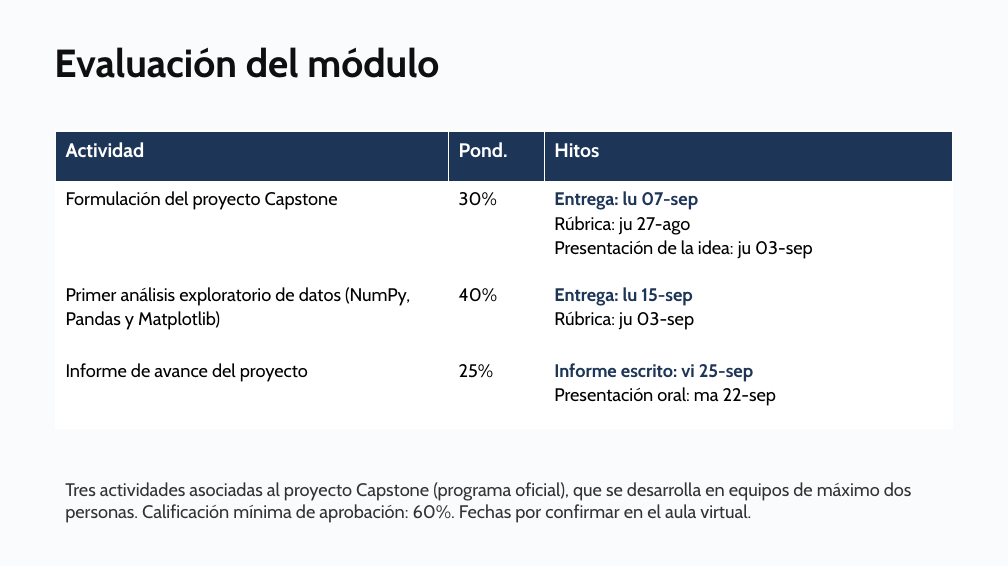
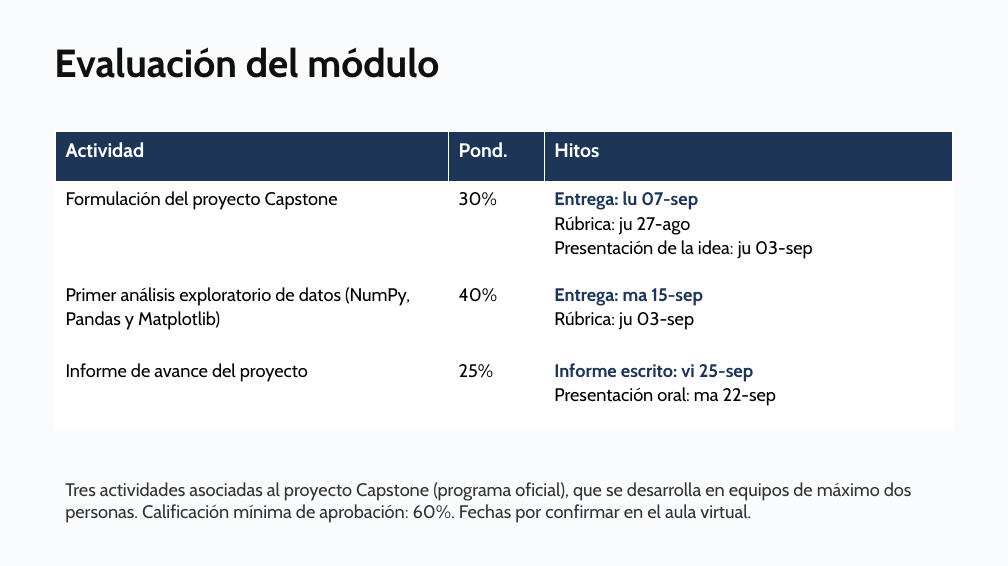
Before and after one commit to daniopitz/diplomado-cdd, a slide deck: slide 11 of presentaciones/clase01_fundamentos_ecosistema.pptx. Drawn at 1008x566 pixels with LibreOffice and Linux fonts; fonts in the diff are those of the drawing. Boxes give left, top, right and bottom in pixels: in the first picture for what was removed or moved away, otherwise in the second. Text is boxed around its words. In the diff, an @@ line names an element or a change of style, - is before the commit and + after.

```diff
--- a/presentaciones/clase01_fundamentos_ecosistema.pptx
+++ b/presentaciones/clase01_fundamentos_ecosistema.pptx
@@ table at [55, 131, 953, 428] @@
-row 3, column 3: Entrega: lu 15-sep / Rúbrica: ju 03-sep
+row 3, column 3: Entrega: ma 15-sep / Rúbrica: ju 03-sep
```
Also in this commit, not shown: 10 other slides changed, 5 other files.
